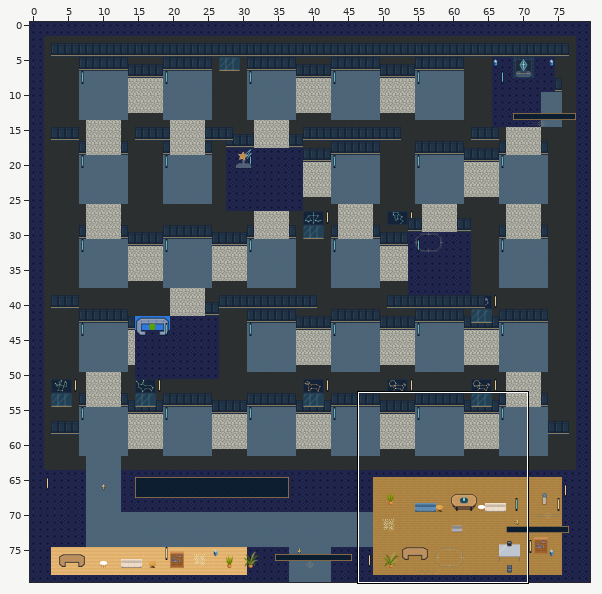
Two versions of a level (Tiled map (JSON), maps/orbit-maze.tmj). Above: a wide view before the commit, with the close-up outlined.
Close-up. Before the commit:
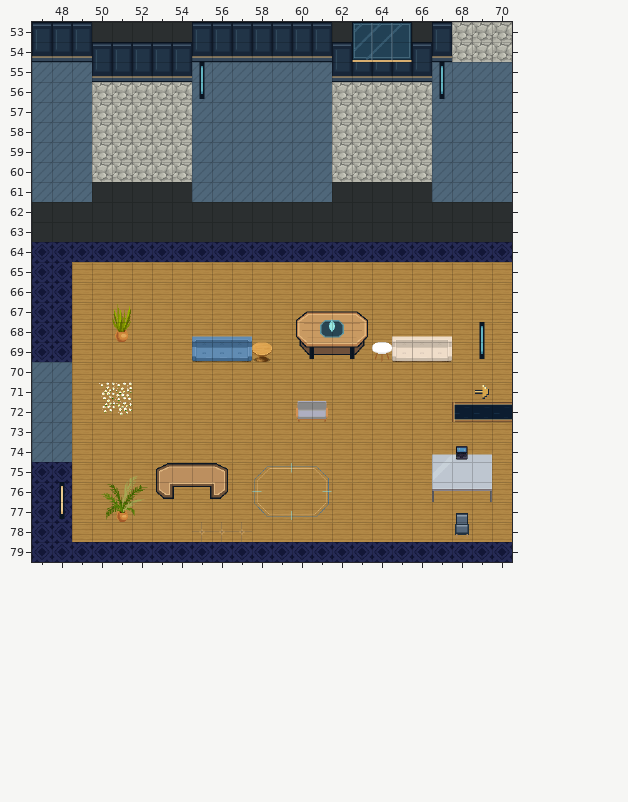
Cells are 32x32 px. Shown: x 47..70, y 53..79. The commit also changed other parts of the map, which this record leaves out.
Now the later version:
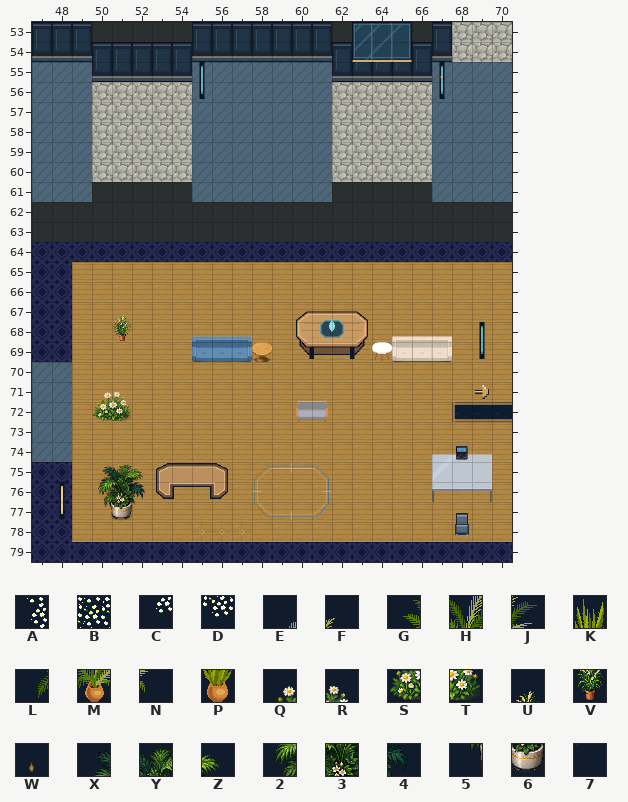
Key: from "art-1": A 528, B 529, C 553, D 554; from "art-6": E 61, F 62, G 72, H 73, J 74, K 75, L 84, M 85, N 86, P 87; from "plaza-garden": Q 32, R 33, S 40, T 41; from "plaza-pots": U 0, V 4; from "world-ambient-orbit-maze-lamp-": W 5; from "world-ambient-plants": X 0, Y 1, Z 2, 2 3, 3 4, 4 5, 5 6, 6 7, 7 8.
_ is an empty cell.
Tiles of an added or newly shown layer are drawn over the layers below it.
The exact change:
Layer "scenery-belowAvatar-0":
y 68: x 51 _ -> V
y 71: x 50..51 AB -> QR
y 72: x 50..51 CD -> ST
y 77: x 50..52 ___ -> 567
Layer "world-ambient-orbit-maze-lamp- #2" (added):
y 55: x 67 _ -> W
Layer "scenery-aboveAvatar-0":
y 67: x 51 K -> U
y 68: x 51 P -> _
y 75: x 50..52 _EF -> XYZ
y 76: x 50..52 GHJ -> 234
y 77: x 50..52 LMN -> ___
